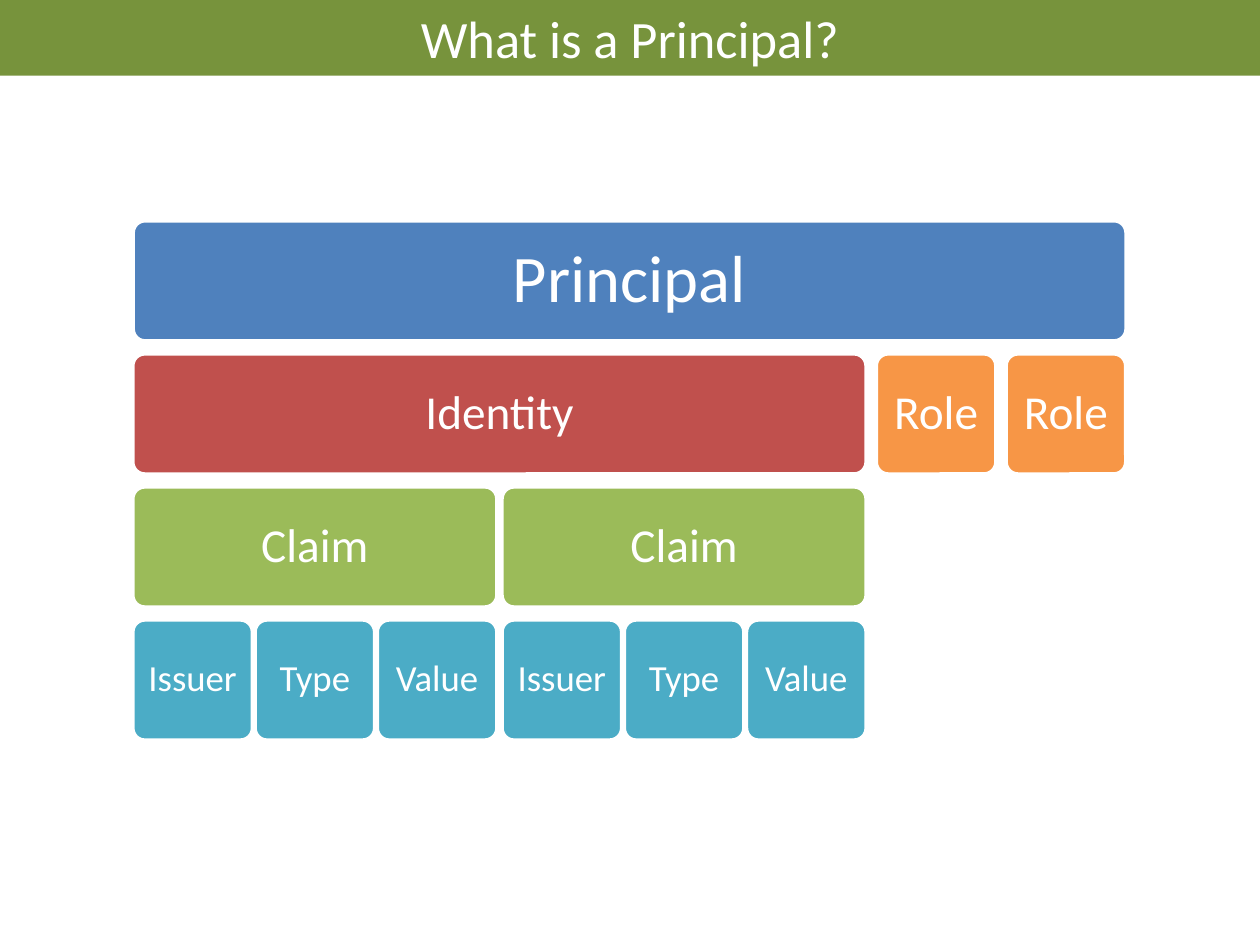
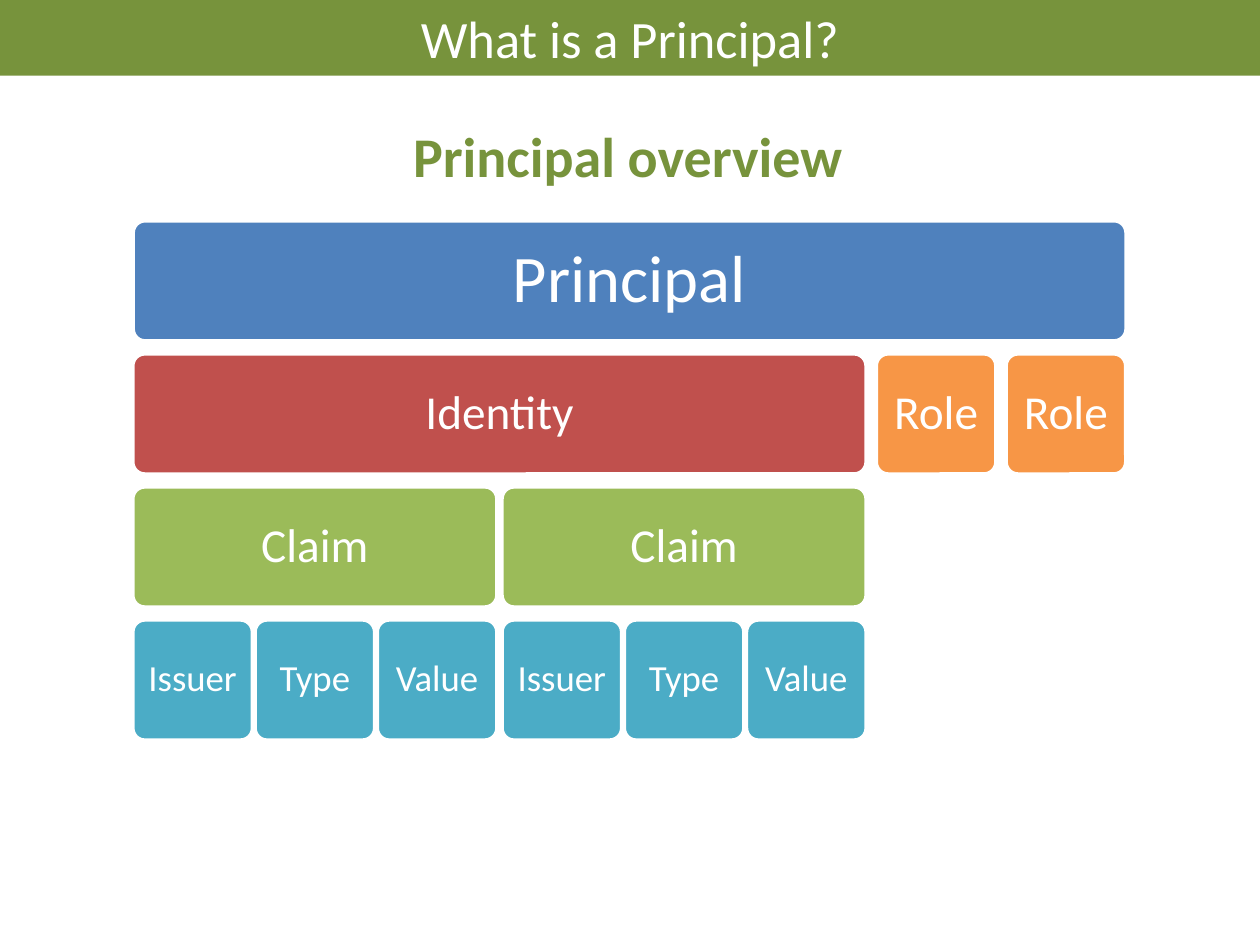
Before and after one commit to AndreasElffors/ProjectIdentity, a slide deck: slide 25 of Documents/Slides/Identity-SecurityFundamentals.pptx. Drawn at 1260x945 pixels with LibreOffice and Linux fonts; fonts in the diff are those of the drawing; background and template pictures are left out. Boxes give left, top, right and bottom in pixels: in the first picture for what was removed or moved away, otherwise in the second. Text is boxed around its words. In the diff, an @@ line names an element or a change of style, - is before the commit and + after.

```diff
--- a/Documents/Slides/Identity-SecurityFundamentals.pptx
+++ b/Documents/Slides/Identity-SecurityFundamentals.pptx
@@ text added at (413, 137, 843, 186), 32 pt, text #77933C, bold @@
+Principal overview
```
Also in this commit, not shown: 2 other slides changed, 17 other files.
